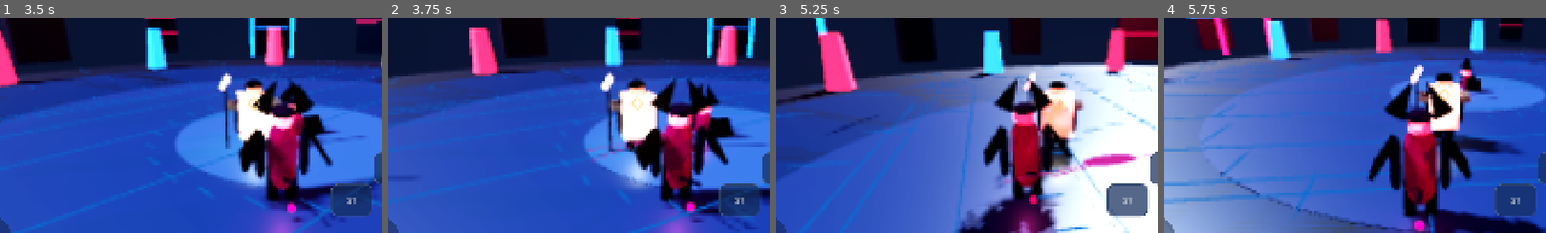
Above: before the commit, frames 1-4 (left to right).
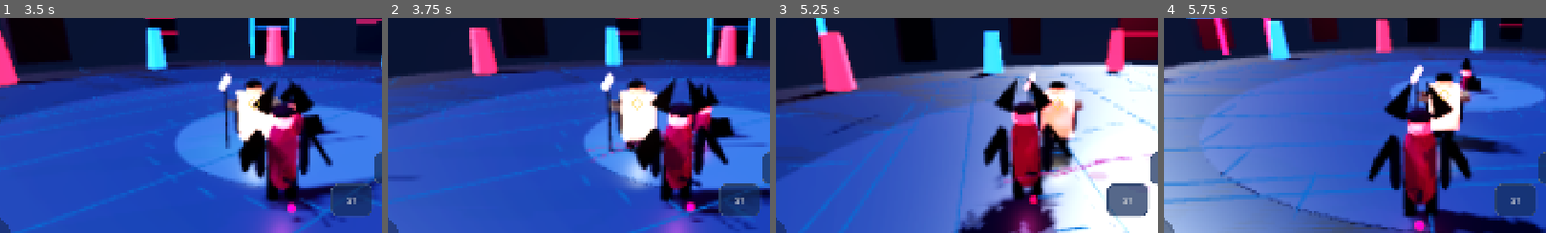
Above: after the commit, the same moments.

Repository: psgkri-design/AnimeArenaFighter
Game: Godot game, scene res://scenes/main.tscn
The game is run twice, just before and just after one commit, with the same random seed, the same clock (stepped at 60 frames per second) and the same inputs.
Inputs (mouse positions are % of the whole screen's width and height, from its top left):
- Up to frame 1 (3.5 s): click "AI: NORMAL" at 0.5 s; click "START BATTLE" at 1.25 s; drag from (11, 79) to (60, 28) at 2.02 s; drag from (30, 55) to (45, 70) at 2.77 s
- Up to frame 2 (3.75 s): move the mouse to (60, 28) at 3.52 s; hold D (move_right) from 3.53 s (still down); tap J (attack) at 3.6 s
- Up to frame 3 (5.25 s): tap U (ultimate) at 3.8 s; release D (move_right) at 4.25 s; drag from (45, 70) to (20, 35) at 4.27 s; move the mouse to (80, 65) at 5.02 s; hold A (move_left) from 5.03 s (still down); tap L (dodge) at 5.1 s
- Up to frame 4 (5.75 s): keep holding A (move_left); tap Space (jump) at 5.27 s; tap U (ultimate) at 5.3 s
The pictures show only the part of the screen within x 14-64%, y 25-75%; the shares and areas given below are measured in that part.

Frame 1 is identical in both runs. In frame 2, 0.1% of the frame differs, in the area x 64-73%, y 53-60%; in frame 3, 0.8%, in the area x 80-98%, y 63-80%; in frame 4, nothing differs.

Commit message:
feat: add ground impact feedback and haptics

Diff:
--- a/scripts/arena_game.gd
+++ b/scripts/arena_game.gd
@@ -18,7 +18,11 @@
 var match_running: bool = false
 var vfx_pool
 var quality_manager
+var world_environment: WorldEnvironment
+var key_light: DirectionalLight3D
+var fill_light: DirectionalLight3D
 var hit_stop_serial: int = 0
+var ultimate_light_serial: int = 0
 
 func _ready() -> void:
     randomize()
@@ -52,7 +56,7 @@
     quality_manager.apply_preset(self, 1, vfx_pool)
 
 func _build_world() -> void:
-    var environment_node := WorldEnvironment.new()
+    world_environment = WorldEnvironment.new()
     var environment := Environment.new()
     environment.background_mode = Environment.BG_SKY
     var sky := Sky.new()
@@ -73,23 +77,23 @@
     environment.fog_density = 0.0032
     environment.fog_depth_begin = 22.0
     environment.fog_depth_end = 95.0
-    environment_node.environment = environment
-    add_child(environment_node)
-
-    var sun := DirectionalLight3D.new()
-    sun.rotation_degrees = Vector3(-48, -32, 0)
-    sun.light_color = Color(0.72, 0.82, 1.0)
-    sun.light_energy = 1.3
-    sun.shadow_enabled = true
-    sun.directional_shadow_max_distance = 40.0
-    add_child(sun)
-
-    var fill := DirectionalLight3D.new()
-    fill.rotation_degrees = Vector3(-25, 145, 0)
-    fill.light_color = Color(1.0, 0.20, 0.32)
-    fill.light_energy = 0.38
-    fill.shadow_enabled = false
-    add_child(fill)
+    world_environment.environment = environment
+    add_child(world_environment)
+
+    key_light = DirectionalLight3D.new()
+    key_light.rotation_degrees = Vector3(-48, -32, 0)
+    key_light.light_color = Color(0.72, 0.82, 1.0)
+    key_light.light_energy = 1.3
+    key_light.shadow_enabled = true
+    key_light.directional_shadow_max_distance = 40.0
+    add_child(key_light)
+
+    fill_light = DirectionalLight3D.new()
+    fill_light.rotation_degrees = Vector3(-25, 145, 0)
+    fill_light.light_color = Color(1.0, 0.20, 0.32)
+    fill_light.light_energy = 0.38
+    fill_light.shadow_enabled = false
+    add_child(fill_light)
 
     _build_sky_landmarks()
 
@@ -467,23 +471,31 @@
 func _on_impact(position: Vector3, strength: float, color: Color) -> void:
     camera_rig.add_shake(strength)
     _spawn_impact_vfx(position, strength, color)
+    if strength >= 1.0 and vfx_pool != null:
+        vfx_pool.spawn_effect("shockwave", Vector3(position.x, 0.075, position.z), Vector3.UP, color, strength)
+    _mobile_haptic(strength)
     sfx_requested.emit("impact", position)
     _request_hit_stop(clampf(0.018 + strength * 0.020, 0.022, 0.065))
 
 func _on_combat_fx(kind: String, position: Vector3, direction: Vector3, color: Color, strength: float) -> void:
     if vfx_pool != null:
         vfx_pool.spawn_effect(kind, position, direction, color, strength)
-    if kind == "slash":
+    if kind in ["slash","dual_slash","cleave","plasma"]:
         sfx_requested.emit("swing", position)
     elif kind == "dash":
+        if vfx_pool != null:
+            vfx_pool.spawn_effect("dust", Vector3(position.x,0.07,position.z), direction, Color(0.42,0.34,0.28), strength)
         sfx_requested.emit("dash", position)
-    elif kind == "aura" or kind == "charge":
+    elif kind in ["aura","charge","arcane"]:
         sfx_requested.emit("energy", position)
 
 func _on_ultimate_started(attacker, victim) -> void:
     camera_rig.play_ultimate(attacker, victim)
     if vfx_pool != null:
         vfx_pool.spawn_effect("aura", attacker.global_position + Vector3.UP * 1.2, -attacker.global_transform.basis.z, attacker.fighter_color, 2.0)
+        vfx_pool.spawn_effect("shockwave", Vector3(attacker.global_position.x,0.08,attacker.global_position.z), Vector3.UP, attacker.fighter_color, 1.8)
+    _pulse_ultimate_lighting(attacker.fighter_color)
+    _mobile_haptic(1.8)
     sfx_requested.emit("ultimate", attacker.global_position)
 
 func _on_perfect_evade(fighter) -> void:
@@ -513,6 +525,42 @@
         Engine.time_scale = 1.0
 
 
+func _mobile_haptic(strength: float) -> void:
+    if OS.get_name() != "Android":
+        return
+    var duration_ms: int = clampi(int(10.0 + strength * 10.0), 10, 32)
+    var amplitude: float = clampf(0.32 + strength * 0.18, 0.32, 0.82)
+    Input.vibrate_handheld(duration_ms, amplitude)
+
+func _pulse_ultimate_lighting(color: Color) -> void:
+    if DisplayServer.get_name() == "headless":
+        return
+    ultimate_light_serial += 1
+    var serial: int = ultimate_light_serial
+    if fill_light != null:
+        fill_light.light_color = color.lerp(Color.WHITE, 0.16)
+        fill_light.light_energy = 1.05
+    if key_light != null:
+        key_light.light_energy = 1.55
+    if world_environment != null and world_environment.environment != null:
+        world_environment.environment.ambient_light_color = color.darkened(0.45)
+        world_environment.environment.ambient_light_energy = 0.92
+        if world_environment.environment.glow_enabled:
+            world_environment.environment.glow_intensity += 0.10
+    await get_tree().create_timer(0.46, false).timeout
+    if serial != ultimate_light_serial:
+        return
+    if fill_light != null:
+        fill_light.light_color = Color(1.0,0.20,0.32)
+        fill_light.light_energy = 0.38
+    if key_light != null:
+        key_light.light_energy = 1.3
+    if world_environment != null and world_environment.environment != null:
+        world_environment.environment.ambient_light_color = Color(0.20,0.27,0.43)
+        world_environment.environment.ambient_light_energy = 0.72
+    if quality_manager != null:
+        quality_manager.apply_preset(self, quality_manager.current_level, vfx_pool)
+
 func _on_quality_requested(level: int) -> void:
     if quality_manager != null:
         quality_manager.apply_preset(self, level, vfx_pool)
--- a/scripts/combat_vfx_pool.gd
+++ b/scripts/combat_vfx_pool.gd
@@ -10,8 +10,15 @@
 var target_scales: Array[Vector3] = []
 var effect_kinds: Array[String] = []
 var cursor: int = 0
+var quality_level: int = 1
+var dust_material: StandardMaterial3D
 
 func _ready() -> void:
+    dust_material = StandardMaterial3D.new()
+    dust_material.albedo_color = Color(0.30,0.25,0.22,0.72)
+    dust_material.roughness = 1.0
+    dust_material.transparency = BaseMaterial3D.TRANSPARENCY_ALPHA
+
     for i in range(POOL_SIZE):
         var root := Node3D.new()
         root.name = "PooledFX_%02d" % i
@@ -23,6 +30,7 @@
         material.set_shader_parameter("energy_color", Color(0.2,0.8,1.0,0.92))
 
         var core := MeshInstance3D.new()
+        core.name = "Core"
         var sphere := SphereMesh.new()
         sphere.radius = 0.24
         sphere.height = 0.48
@@ -32,6 +40,7 @@
 
         for ray_index in range(6):
             var ray := MeshInstance3D.new()
+            ray.name = "Ray_%d" % ray_index
             var ray_mesh := BoxMesh.new()
             ray_mesh.size = Vector3(0.035, 0.035, 1.25)
             ray.mesh = ray_mesh
@@ -44,6 +53,30 @@
             ray.position = -ray.transform.basis.z * 0.40
             root.add_child(ray)
 
+        var ground_disc := MeshInstance3D.new()
+        ground_disc.name = "GroundDisc"
+        var disc_mesh := CylinderMesh.new()
+        disc_mesh.top_radius = 0.62
+        disc_mesh.bottom_radius = 0.62
+        disc_mesh.height = 0.018
+        disc_mesh.radial_segments = 24
+        ground_disc.mesh = disc_mesh
+        ground_disc.material_override = material
+        root.add_child(ground_disc)
+
+        for dust_index in range(4):
+            var dust := MeshInstance3D.new()
+            dust.name = "Dust_%d" % dust_index
+            var dust_mesh := SphereMesh.new()
+            dust_mesh.radius = 0.095
+            dust_mesh.height = 0.18
+            dust.mesh = dust_mesh
+            dust.material_override = dust_material
+            var angle: float = TAU * float(dust_index) / 4.0
+            dust.position = Vector3(cos(angle) * 0.36, 0.08 + float(dust_index % 2) * 0.05, sin(angle) * 0.36)
+            dust.scale = Vector3(1.4, 0.46, 1.4)
+            root.add_child(dust)
+
         effect_nodes.append(root)
         effect_materials.append(material)
         timers.append(0.0)
@@ -51,6 +84,7 @@
         start_scales.append(Vector3.ONE)
         target_scales.append(Vector3.ONE)
         effect_kinds.append("")
+        _configure_visuals(root, "")
 
 func _process(delta: float) -> void:
     for i in range(effect_nodes.size()):
@@ -72,6 +106,10 @@
                 root.rotation.y += delta * 8.0
             "aura":
                 root.rotation.y += delta * 2.4
+            "dust":
+                root.rotation.y += delta * 0.7
+            "shockwave":
+                pass
             _:
                 root.rotation.y += delta * 1.2
         if timers[i] <= 0.0:
@@ -84,7 +122,7 @@
     root.global_position = position
     root.rotation = Vector3.ZERO
 
-    if direction.length_squared() > 0.001:
+    if direction.length_squared() > 0.001 and kind not in ["shockwave","aura"]:
         root.look_at(position + direction.normalized(), Vector3.UP)
 
     var duration: float = 0.20
@@ -129,6 +167,14 @@
             duration = 0.52
             start_scale = Vector3.ONE * 0.45
             target_scale = Vector3.ONE * (2.35 + strength * 0.55)
+        "shockwave":
+            duration = 0.24
+            start_scale = Vector3(0.18, 0.04, 0.18)
+            target_scale = Vector3(2.7 + strength * 0.85, 0.055, 2.7 + strength * 0.85)
+        "dust":
+            duration = 0.30
+            start_scale = Vector3(0.34, 0.24, 0.34)
+            target_scale = Vector3(2.2 + strength * 0.45, 0.60, 2.2 + strength * 0.45)
         _:
             duration = 0.18
             start_scale = Vector3.ONE * 0.18
@@ -143,12 +189,28 @@
     target_scales[index] = target_scale
     effect_kinds[index] = kind
     root.scale = start_scale
+    _configure_visuals(root, kind)
+
+func _configure_visuals(root: Node3D, kind: String) -> void:
+    var ray_limit: int = 2 if quality_level <= 0 else (4 if quality_level == 1 else 6)
+    var dust_limit: int = 1 if quality_level <= 0 else (2 if quality_level == 1 else 4)
+    for child in root.get_children():
+        var child_name: String = String(child.name)
+        if child_name == "Core":
+            child.visible = kind in ["impact","charge","aura","arcane"]
+        elif child_name.begins_with("Ray_"):
+            var ray_index: int = int(child_name.trim_prefix("Ray_"))
+            child.visible = kind in ["impact","slash","dual_slash","cleave","plasma","dash","charge","arcane"] and ray_index < ray_limit
+        elif child_name == "GroundDisc":
+            child.visible = kind in ["shockwave","aura"]
+        elif child_name.begins_with("Dust_"):
+            var dust_index: int = int(child_name.trim_prefix("Dust_"))
+            child.visible = kind == "dust" and dust_index < dust_limit
 
 func set_quality(level: int) -> void:
-    var ray_count: int = 2 if level <= 0 else (4 if level == 1 else 6)
-    for root in effect_nodes:
-        for child_index in range(1, root.get_child_count()):
-            root.get_child(child_index).visible = child_index <= ray_count
+    quality_level = clampi(level, 0, 2)
+    for i in range(effect_nodes.size()):
+        _configure_visuals(effect_nodes[i], effect_kinds[i])
 
 func _next_slot() -> int:
     for offset in range(effect_nodes.size()):
Not shown, changed: CHANGELOG_GAME.md
